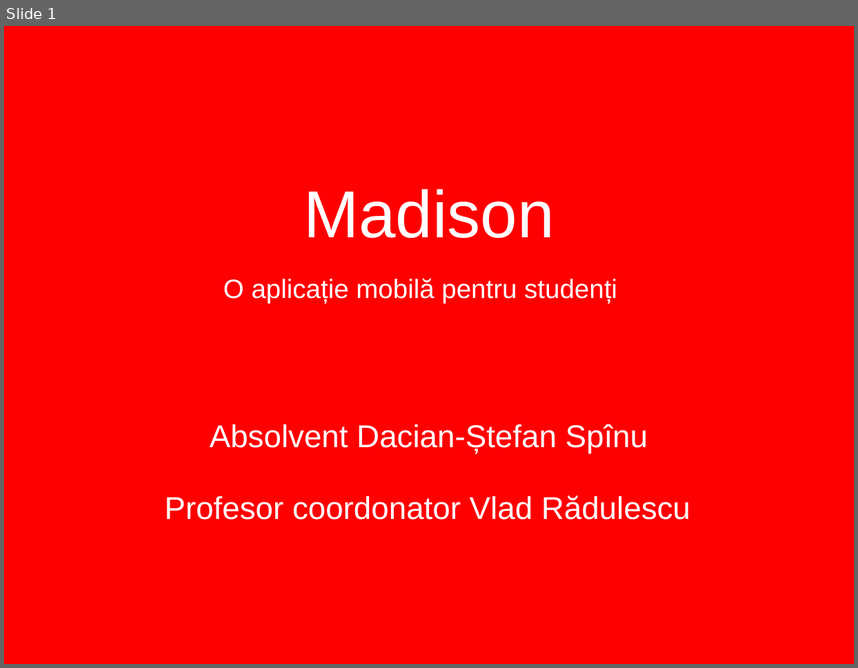
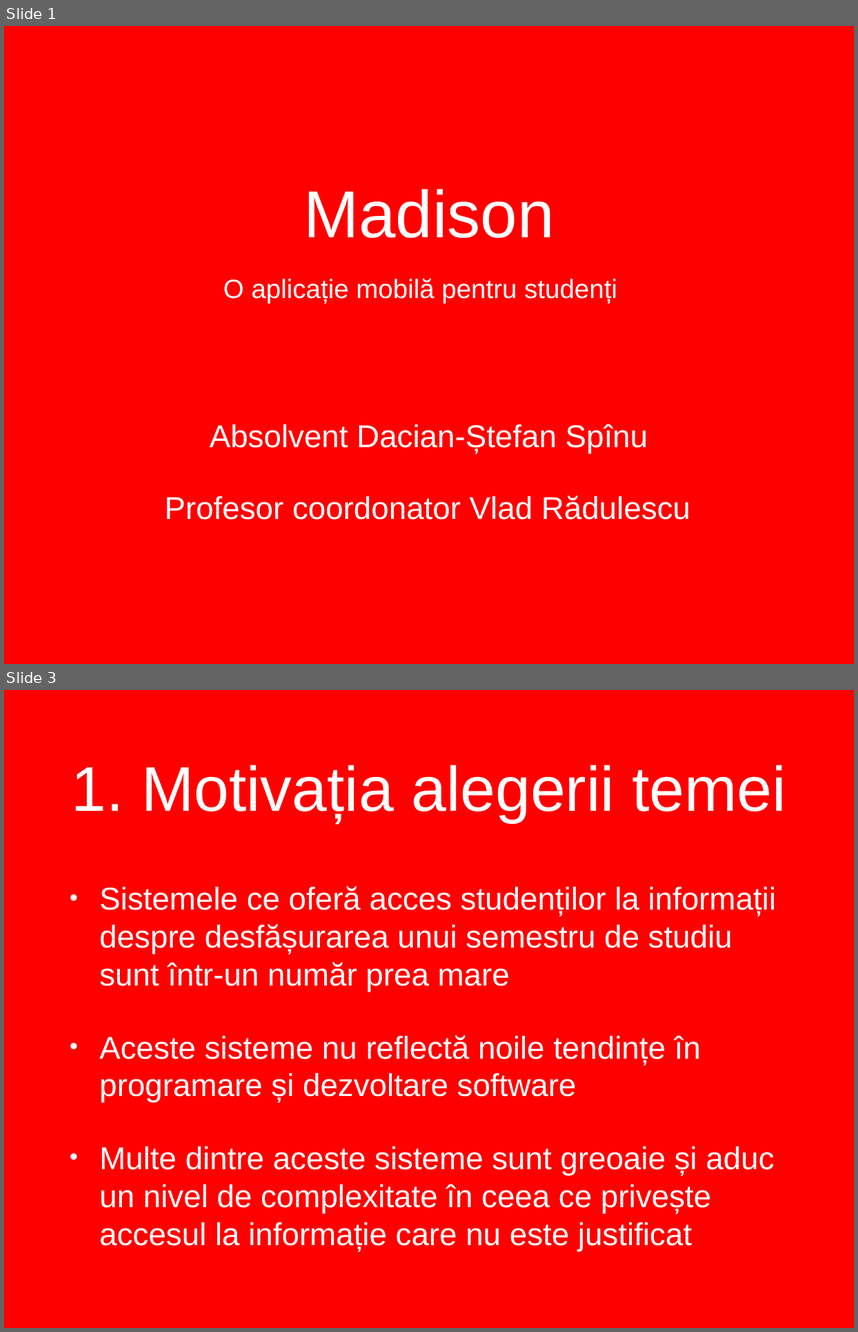
Before and after one commit to dacianspinu/madison, a slide deck: Licenta2017DacianSpinu/Prezentare.pptx. Shown one above the other, each under a label of ours: slide 1 before the commit, slides 1 and 3 after it; the slides between them are not shown. The pictures are 858x668 and 858x1332 pixels, drawn with LibreOffice and Linux fonts; fonts in the diff are those of the drawing; background and template pictures are left out. Boxes give left, top, right and bottom in pixels: in the first picture for what was removed or moved away, otherwise in the second. Text is boxed around its words. In the diff, an @@ line names an element or a change of style, - is before the commit and + after.

```diff
--- a/Licenta2017DacianSpinu/Prezentare.pptx
+++ b/Licenta2017DacianSpinu/Prezentare.pptx
@@ slide 3 added at (x1=4, y1=690, x2=854, y2=1328), background picture (left out) @@
@@ title added at (x1=72, y1=765, x2=786, y2=822), 76 pt, text #FFFFFF @@
+1. Motivația alegerii temei
@@ text added at (x1=99, y1=886, x2=776, y2=1251), 38 pt, text #FFFFFF @@
+• Sistemele ce oferă acces studenților la informații despre desfășurarea unui semestru de studiu sunt într-un număr prea mare
+• Aceste sisteme nu reflectă noile tendințe în programare și dezvoltare software
+• Multe dintre aceste sisteme sunt greoaie și aduc un nivel de complexitate în ceea ce privește accesul la informație care nu este justificat
```
Also in this commit, not shown: 8 other slides added, 1 other file.
